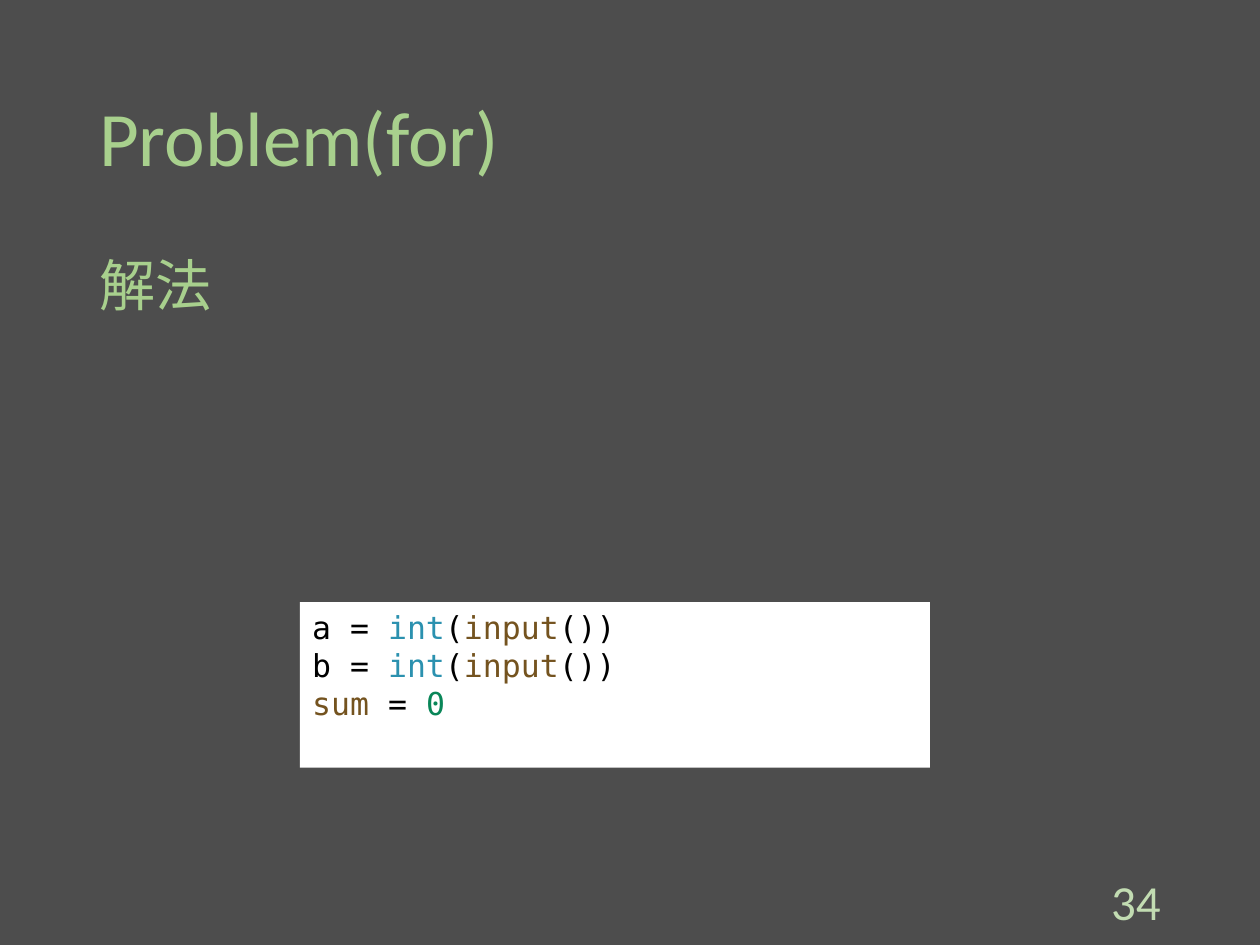
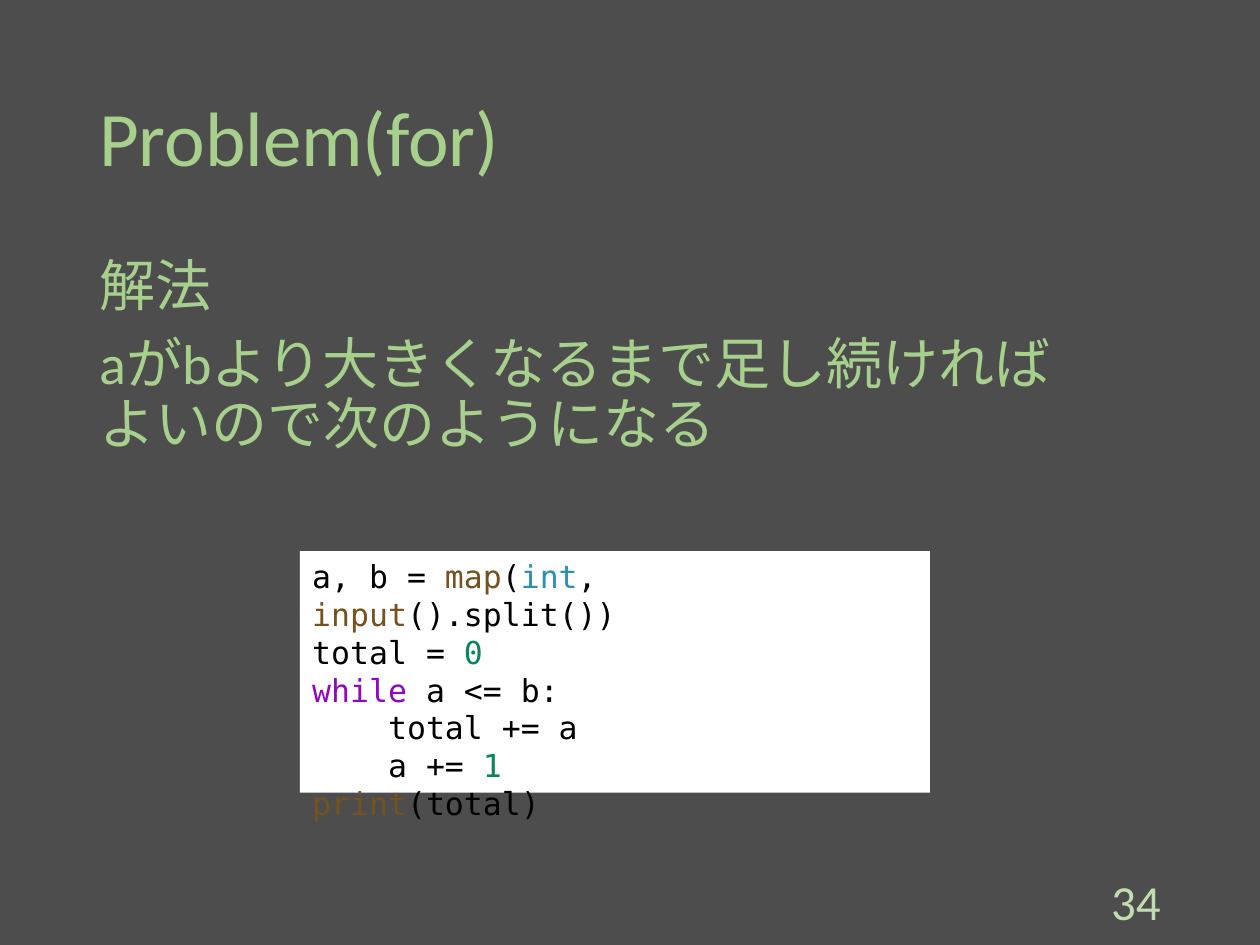
Before and after one commit to Melbeck777/program_seminar, a slide deck: slide 35 of ProgramSlide.pptx. Drawn at 1260x945 pixels with LibreOffice and Linux fonts; fonts in the diff are those of the drawing. Boxes give left, top, right and bottom in pixels: in the first picture for what was removed or moved away, otherwise in the second. Text is boxed around its words. In the diff, an @@ line names an element or a change of style, - is before the commit and + after.

Commit message:
[add]:Added solution code of 'while'.

```diff
--- a/ProgramSlide.pptx
+++ b/ProgramSlide.pptx
@@ text at [99, 337, 1051, 448]: paragraph added @@
+aがbより大きくなるまで足し続ければ
+よいので次のようになる
@@ rectangle "a, b = map(int, input().split())": place and size @@
-rectangle "a, b = map(int, input().split())" at [300, 602, 930, 767]
+rectangle "a, b = map(int, input().split())" at [300, 551, 930, 793]
@@ text in rectangle at [312, 564, 615, 821]: text changed @@
-a = int(input())
-b = int(input())
-sum = 0
+a, b = map(int, input().split())
+total = 0
+while a <= b:
+total += a
+a += 1
+print(total)
```
